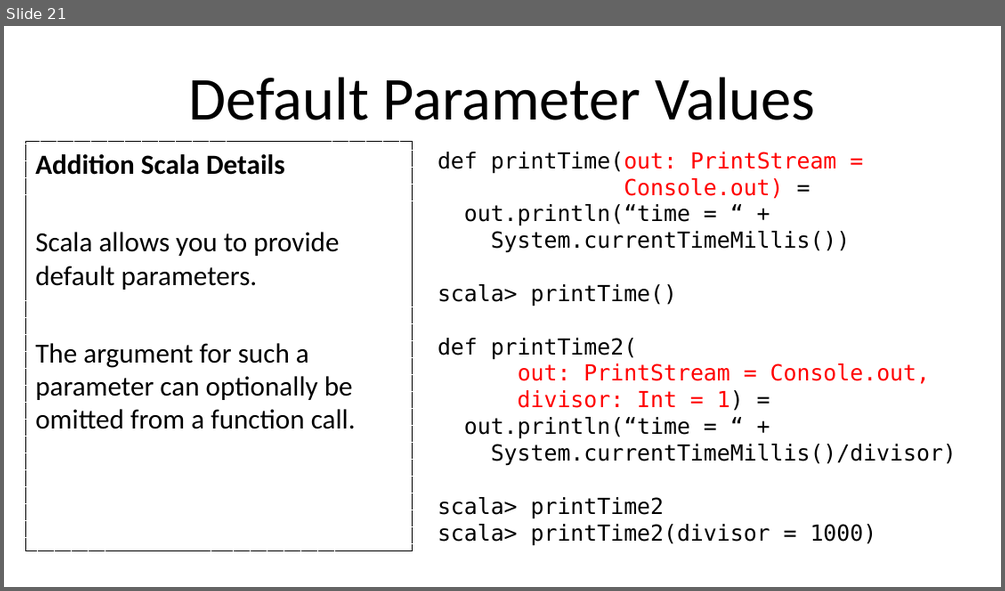
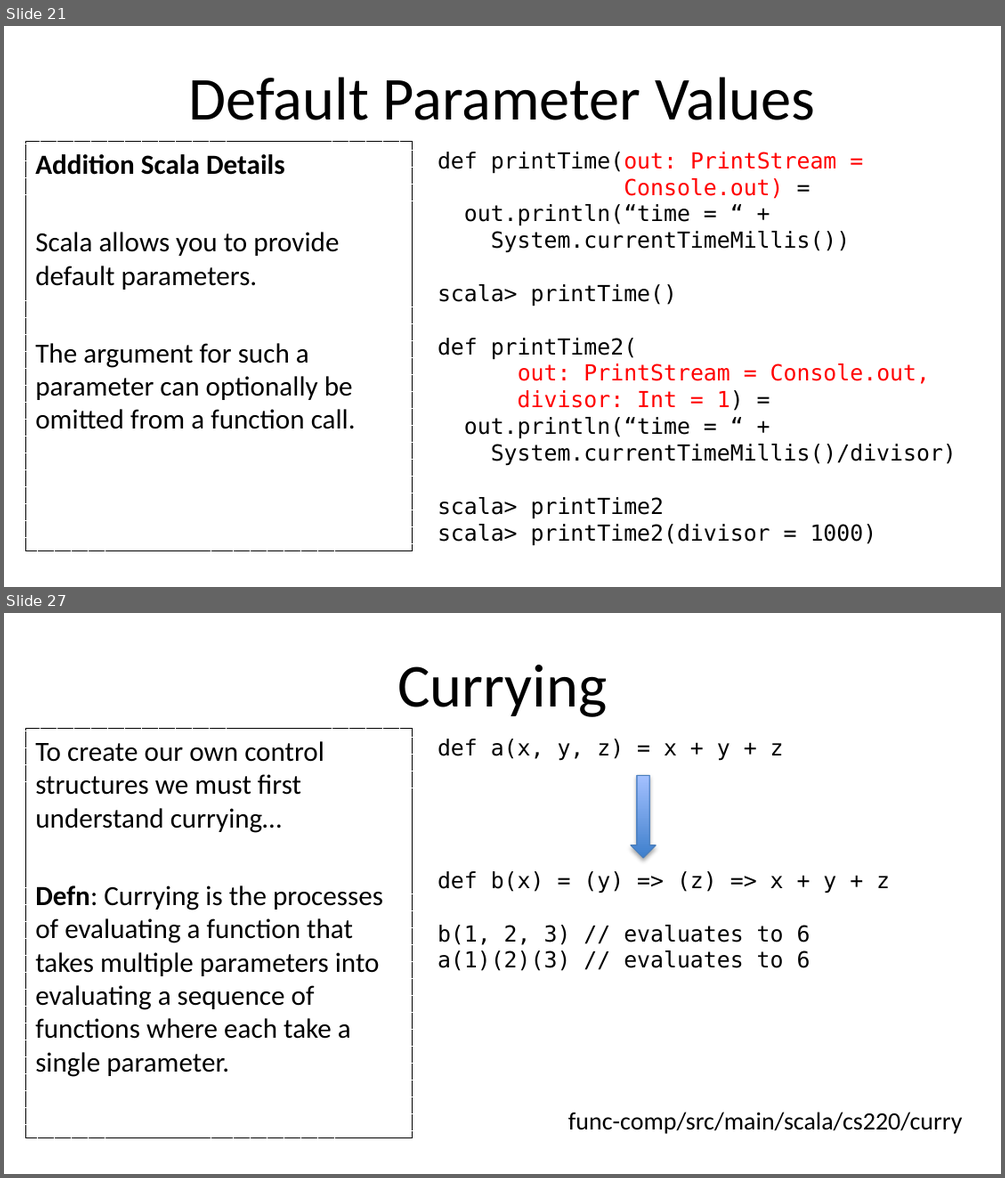
Before and after one commit to umass-cs-220/weekly-topic-control-abstraction, a slide deck: slides/control-abstraction.pptx. Shown one above the other, each under a label of ours: slide 21 before the commit, slides 21 and 27 after it; the slides between them are not shown. The pictures are 1005x591 and 1005x1178 pixels, drawn with LibreOffice and Linux fonts; fonts in the diff are those of the drawing; background and template pictures are left out. Boxes give left, top, right and bottom in pixels: in the first picture for what was removed or moved away, otherwise in the second. Text is boxed around its words. In the diff, an @@ line names an element or a change of style, - is before the commit and + after.

```diff
--- a/slides/control-abstraction.pptx
+++ b/slides/control-abstraction.pptx
@@ slide 27 added at (4,613,1001,1174), background #FFFFFF @@
@@ title added at (397,665,607,717), 44 pt, text #000000 @@
+Currying
@@ text added at (26,729,413,1138), outline #000000 0.75 pt dashed, 20 pt, text #000000 @@
+To create our own control structures we must first understand currying…
+Defn: Currying is the processes of evaluating a function that takes multiple parameters into evaluating a sequence of functions where each take a single parameter.
@@ text added at (437,738,890,971), 16 pt, text #000000 @@
+def a(x, y, z) = x + y + z
+def b(x) = (y) => (z) => x + y + z
+b(1, 2, 3) // evaluates to 6
+a(1)(2)(3) // evaluates to 6
@@ down arrow added at (631,776,655,859), fill gradient #3F80CE to #A4C4FF, outline #4B7EBC 0.75 pt @@
@@ text added at (568,1111,963,1134), 18 pt, text #000000 @@
+func-comp/src/main/scala/cs220/curry
```
Also in this commit, not shown: 1 slide changed, 15 other slides added, 6 other files.
